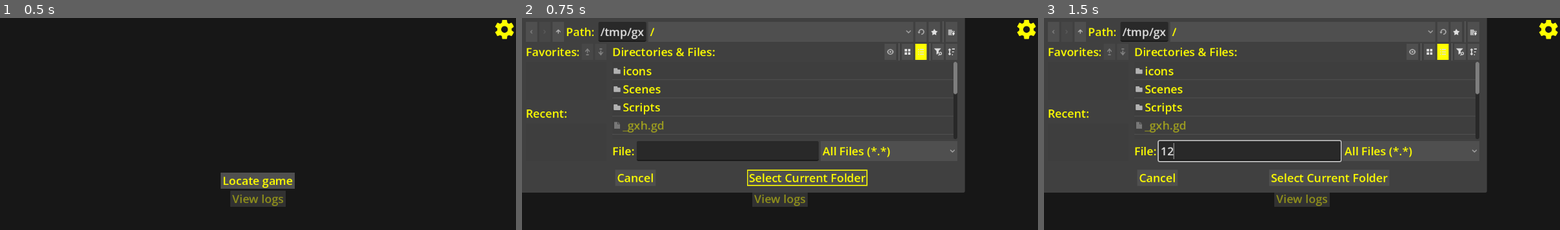
Above: before the commit, frames 1-3 (left to right).
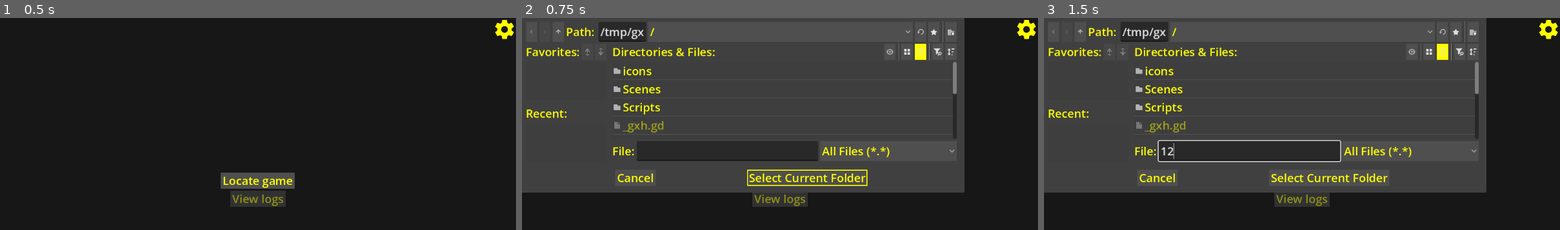
Above: after the commit, the same moments.

Repository: l1chorpe/cyberpunk-log-viewer-pe
Game: Godot game, scene res://Scenes/main_window.tscn
The game is run twice, just before and just after one commit, with the same random seed, the same clock (stepped at 60 frames per second) and the same inputs.
Inputs (mouse positions are in pixels of both pictures, inside the frame that each line leads up to):
- Up to frame 1 (0.5 s): no input
- Up to frame 2 (0.75 s): click "Locate game" at 0.5 s
- Up to frame 3 (1.5 s): click (1250, 151) at 1.27 s; type "12" at 1.35 s

Frame 1 is identical in both runs. In frame 2, 0.5% of the frame differs, in the area x 57-86%, y 0-82%; in frame 3, 0.6%.

Commit message:
feat: made the settings file location constant for all future versions

Diff:
--- a/project.godot
+++ b/project.godot
@@ -17,6 +17,8 @@
 config/name="Cyberpunk Log Viewer (Preem Edition)"
 config/version="1.1.1"
 run/main_scene="uid://cehvhk1eq6h25"
+config/use_custom_user_dir=true
+config/custom_user_dir_name="CLV (PE)"
 config/features=PackedStringArray("4.6", "Forward Plus")
 boot_splash/show_image=false
 config/icon="uid://ccq5ok6slhitg"
